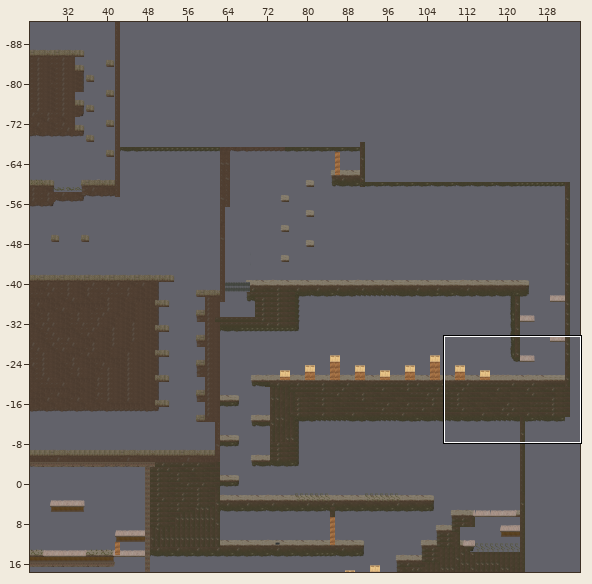
Two versions of a level (Tiled map, gaijin_lvl.tmx). The picture above shows the old version from afar; the outline marks the close-up.
Close-up. The starting point:
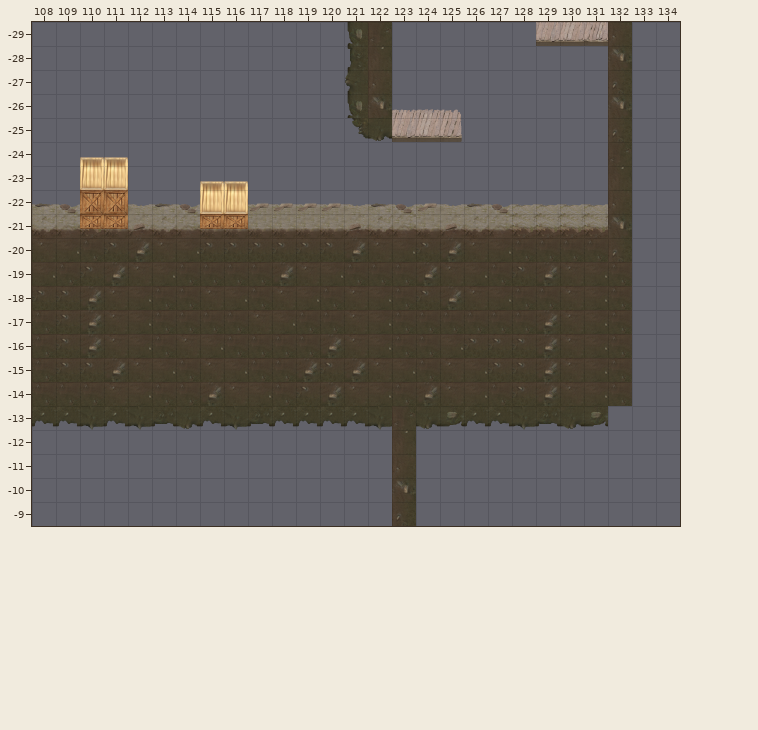
Cells are 64x64 px. Shown: x 108..134, y -29..-9. The commit also changed other parts of the map, which this record leaves out.
After:
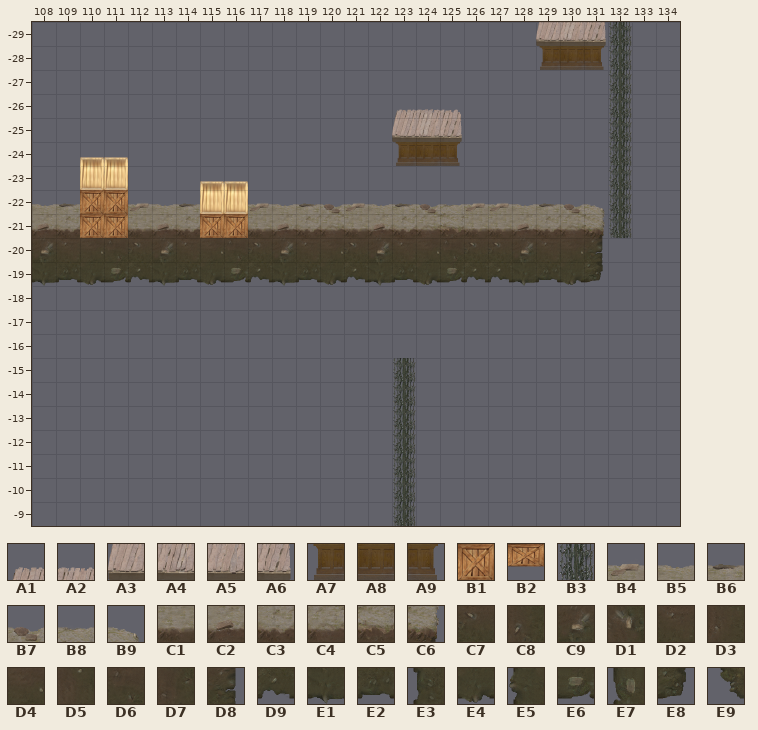
Key: from "ConnectTiles": A1 8, A2 12, A3 40, A4 43, A5 44, A6 46, A7 72, A8 73, A9 78, B1 93, B2 125, B3 221, B4 225, B5 226, B6 227, B7 228, B8 229, B9 230, C1 257, C2 258, C3 259, C4 260, C5 261, C6 262, C7 289, C8 289 turned 270, C9 290, D1 290 turned 270, D2 291, D3 291 turned 270, D4 292, D5 292 turned 270, D6 293, D7 293 turned 270, D8 294, D9 321, E1 322, E2 323, E3 323 turned 90, E4 324, E5 324 turned 90, E6 325, E7 325 turned 90, E8 326, E9 355.
__ is an empty cell, .. an unchanged one.
The exact change:
--- layer "Слой тайлов 2"
@@ x 108..132 @@
--29 .. .. .. .. .. .. .. .. .. .. .. .. .. .. .. .. .. .. .. .. .. __ .. __ __
--28 .. .. .. .. .. .. .. .. .. .. .. .. .. .. .. .. .. .. .. .. .. __ __ __ __
--27 .. .. .. .. .. .. .. .. .. .. .. .. .. .. .. .. .. .. .. .. .. .. .. .. __
--26 .. .. .. .. .. .. .. .. .. .. .. .. .. .. .. __ .. .. .. .. .. .. .. .. __
--25 .. .. .. .. .. .. .. .. .. .. .. .. .. .. .. __ .. .. .. .. .. .. .. .. __
--24 .. .. .. .. .. .. .. .. .. .. .. .. .. .. .. __ __ __ .. .. .. .. .. .. __
--23 .. .. .. .. .. .. .. .. .. .. .. .. .. .. .. .. .. .. .. .. .. .. .. .. __
--22 __ __ .. .. __ __ __ .. .. .. __ __ __ __ __ __ __ __ __ __ __ __ __ __ __
--21 __ __ __ __ __ __ __ __ __ .. __ __ __ __ __ __ __ __ __ __ __ __ __ __ __
--20 __ .. .. __ __ __ .. __ __ .. __ .. __ __ __ .. __ __ .. __ __ .. .. __ ..
--19 __ __ __ __ __ __ __ __ __ __ __ __ __ __ __ __ __ __ __ __ __ __ __ __ ..
+-29 .. .. .. .. .. .. .. .. .. .. .. .. .. .. .. .. .. .. .. .. .. A3 .. A6 B3
+-28 .. .. .. .. .. .. .. .. .. .. .. .. .. .. .. .. .. .. .. .. .. A7 A8 A9 B3
+-27 .. .. .. .. .. .. .. .. .. .. .. .. .. .. .. .. .. .. .. .. .. .. .. .. B3
+-26 .. .. .. .. .. .. .. .. .. .. .. .. .. .. .. A1 .. .. .. .. .. .. .. .. B3
+-25 .. .. .. .. .. .. .. .. .. .. .. .. .. .. .. A3 .. .. .. .. .. .. .. .. B3
+-24 .. .. .. .. .. .. .. .. .. .. .. .. .. .. .. A7 A8 A9 .. .. .. .. .. .. B3
+-23 .. .. .. .. .. .. .. .. .. .. .. .. .. .. .. .. .. .. .. .. .. .. .. .. B3
+-22 B5 B6 .. .. B4 B5 B6 .. .. .. B5 B6 B7 B4 B5 B6 B7 B8 B4 B4 B5 B6 B7 B9 B3
+-21 C2 C3 B1 B1 C1 C2 C3 B1 B1 .. C2 C3 C4 C1 C2 C3 C4 C5 C1 C1 C2 C3 C4 C6 B3
+-20 C9 .. .. D6 C7 C9 .. D4 D6 .. C9 .. D4 C7 C9 .. D4 D6 .. C7 C9 .. .. D8 ..
+-19 E1 E2 E4 E6 D9 E1 E2 E4 E6 D9 E1 E2 E4 D9 E1 E2 E4 E6 D9 D9 E1 E2 E4 E8 ..
@@ x 123..123 @@
--15 __
--14 __
--13 __
--12 __
--11 __
--10 __
- -9 __
+-15 B3
+-14 B3
+-13 B3
+-12 B3
+-11 B3
+-10 B3
+ -9 B3
--- layer "Слой тайлов 4" (removed)
@@ x 108..132 @@
--29 .. .. .. .. .. .. .. .. .. .. .. .. .. E7 D7 .. .. .. .. .. .. A5 .. A4 D3
--28 .. .. .. .. .. .. .. .. .. .. .. .. .. E3 D5 .. .. .. .. .. .. .. .. .. D1
--27 .. .. .. .. .. .. .. .. .. .. .. .. .. E5 D3 .. .. .. .. .. .. .. .. .. C8
--26 .. .. .. .. .. .. .. .. .. .. .. .. .. E7 D1 A2 .. .. .. .. .. .. .. .. D1
--25 .. .. .. .. .. .. .. .. .. .. .. .. .. .. E4 A5 .. .. .. .. .. .. .. .. C8
--24 .. .. .. .. .. .. .. .. .. .. .. .. .. .. .. .. .. .. .. .. .. .. .. .. D7
--23 .. .. .. .. .. .. .. .. .. .. .. .. .. .. .. .. .. .. .. .. .. .. .. .. D5
--22 B6 B7 .. .. B5 B6 B7 .. .. .. B4 B4 B4 B5 B6 B7 B4 B5 B6 B7 B8 B8 B8 B8 D3
--21 C3 C4 C5 C1 C2 C3 C4 C1 C1 .. C1 C1 C1 C2 C3 C4 C1 C2 C3 C4 C5 C5 C5 C5 D1
--20 D2 .. .. C7 C9 D2 .. C7 C7 .. C7 .. C7 C9 D2 .. C7 C9 .. D4 D6 .. .. D6 C8
--19 D4 D6 C7 C9 D2 D4 D6 D6 D6 D6 C9 D2 D4 D6 D6 D6 C9 D2 D4 D6 C7 C9 D2 D4 D6
--18 C7 C7 C9 D2 D4 D6 D6 D2 D4 D6 D2 D4 D6 D2 D4 D6 C7 C9 D2 D4 D6 D6 D2 D4 D6
--17 D6 C7 C9 D2 D4 D6 D6 D6 D6 D2 D4 D6 D6 D2 D4 D6 D6 D6 D6 D6 D6 C9 D2 D4 D6
--16 D6 C7 C9 D2 D4 D6 D2 D4 D6 D6 D6 D6 C9 D2 D4 D6 D6 D4 C7 C7 C7 C9 D2 D4 D6
--15 D6 C7 C7 C9 D2 D4 D6 D2 D4 D6 D6 C9 C7 C9 D2 D4 D6 D2 D4 C7 C7 C9 D2 D4 D6
--14 D6 D6 D6 D2 D4 D6 D6 C9 D2 D4 D6 C7 C9 D2 D4 D6 C9 D2 D4 D6 C7 C9 D2 D4 D6
--13 D9 D9 E1 D9 E1 E2 E4 D9 E1 E2 D9 D9 D9 D9 E1 D7 E4 E6 D9 D9 E1 E2 E4 E6 ..
--12 .. .. .. .. .. .. .. .. .. .. .. .. .. .. .. D5 .. .. .. .. .. .. .. .. ..
--11 .. .. .. .. .. .. .. .. .. .. .. .. .. .. .. D3 .. .. .. .. .. .. .. .. ..
--10 .. .. .. .. .. .. .. .. .. .. .. .. .. .. .. D1 .. .. .. .. .. .. .. .. ..
- -9 .. .. .. .. .. .. .. .. .. .. .. .. .. .. .. C8 .. .. .. .. .. .. .. .. ..
+-29 .. .. .. .. .. .. .. .. .. .. .. .. .. __ __ .. .. .. .. .. .. __ .. __ __
+-28 .. .. .. .. .. .. .. .. .. .. .. .. .. __ __ .. .. .. .. .. .. .. .. .. __
+-27 .. .. .. .. .. .. .. .. .. .. .. .. .. __ __ .. .. .. .. .. .. .. .. .. __
+-26 .. .. .. .. .. .. .. .. .. .. .. .. .. __ __ __ .. .. .. .. .. .. .. .. __
+-25 .. .. .. .. .. .. .. .. .. .. .. .. .. .. __ __ .. .. .. .. .. .. .. .. __
+-24 .. .. .. .. .. .. .. .. .. .. .. .. .. .. .. .. .. .. .. .. .. .. .. .. __
+-23 .. .. .. .. .. .. .. .. .. .. .. .. .. .. .. .. .. .. .. .. .. .. .. .. __
+-22 __ __ .. .. __ __ __ .. .. .. __ __ __ __ __ __ __ __ __ __ __ __ __ __ __
+-21 __ __ __ __ __ __ __ __ __ .. __ __ __ __ __ __ __ __ __ __ __ __ __ __ __
+-20 __ .. .. __ __ __ .. __ __ .. __ .. __ __ __ .. __ __ .. __ __ .. .. __ __
+-19 __ __ __ __ __ __ __ __ __ __ __ __ __ __ __ __ __ __ __ __ __ __ __ __ __
+-18 __ __ __ __ __ __ __ __ __ __ __ __ __ __ __ __ __ __ __ __ __ __ __ __ __
+-17 __ __ __ __ __ __ __ __ __ __ __ __ __ __ __ __ __ __ __ __ __ __ __ __ __
+-16 __ __ __ __ __ __ __ __ __ __ __ __ __ __ __ __ __ __ __ __ __ __ __ __ __
+-15 __ __ __ __ __ __ __ __ __ __ __ __ __ __ __ __ __ __ __ __ __ __ __ __ __
+-14 __ __ __ __ __ __ __ __ __ __ __ __ __ __ __ __ __ __ __ __ __ __ __ __ __
+-13 __ __ __ __ __ __ __ __ __ __ __ __ __ __ __ __ __ __ __ __ __ __ __ __ ..
+-12 .. .. .. .. .. .. .. .. .. .. .. .. .. .. .. __ .. .. .. .. .. .. .. .. ..
+-11 .. .. .. .. .. .. .. .. .. .. .. .. .. .. .. __ .. .. .. .. .. .. .. .. ..
+-10 .. .. .. .. .. .. .. .. .. .. .. .. .. .. .. __ .. .. .. .. .. .. .. .. ..
+ -9 .. .. .. .. .. .. .. .. .. .. .. .. .. .. .. __ .. .. .. .. .. .. .. .. ..
--- layer "Слой тайлов 5" (removed)
@@ x 122..122 @@
--25 E4
+-25 __
--- layer "Слой тайлов 6" (removed)
@@ x 121..121 @@
--25 E9
+-25 __
--- layer "Слой тайлов 8" (removed)
@@ x 110..116 @@
--21 B2 B2 .. .. .. B2 B2
+-21 __ __ .. .. .. __ __
Where, in picture pixels (left, top, right, bottom), the same in both close-ups:
changed: (32, 22, 632, 526)
